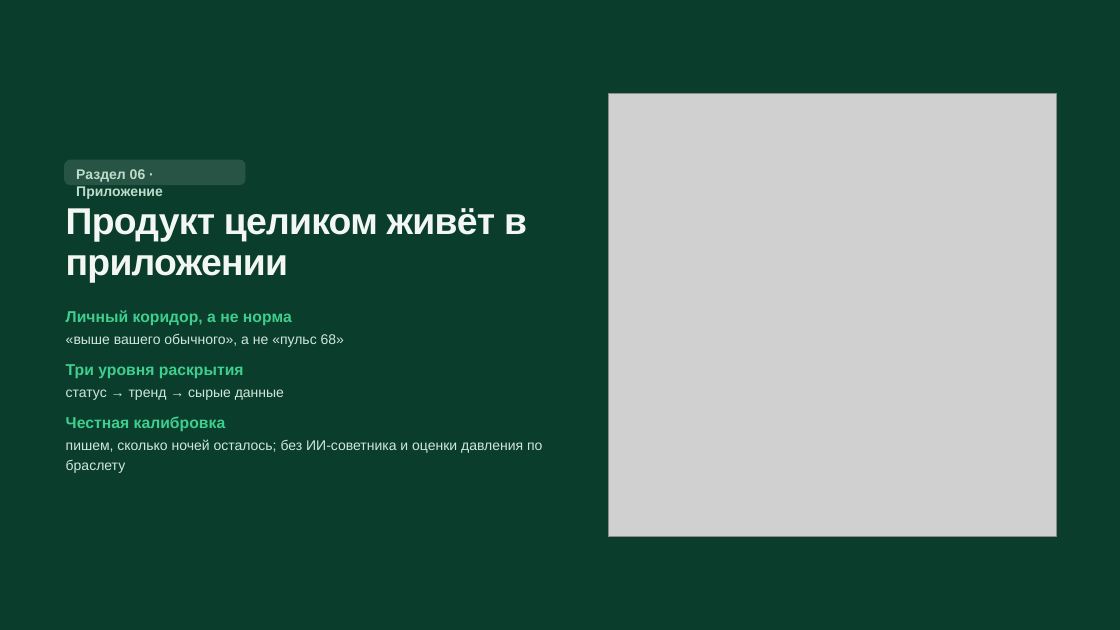
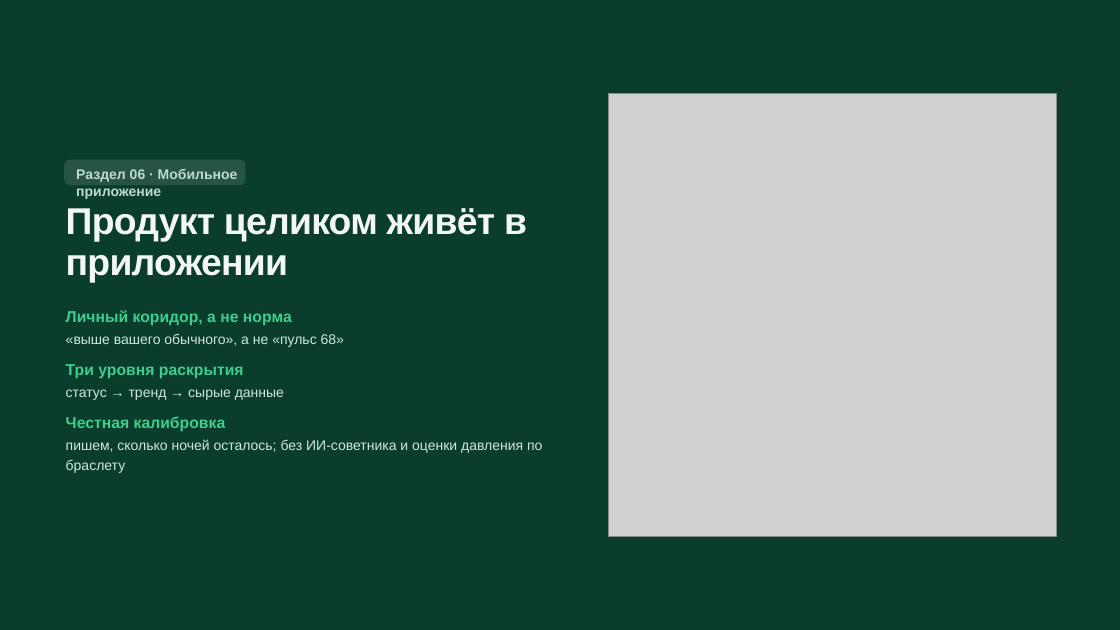
Before and after one commit to Beibute/damumed-band, a slide deck: slide 11 of files/damumed-band-prezentaciya.pptx. Drawn at 1120x630 pixels with LibreOffice and Linux fonts; fonts in the diff are those of the drawing; grey boxes stand for pictures. Boxes give left, top, right and bottom in pixels: in the first picture for what was removed or moved away, otherwise in the second. Text is boxed around its words. In the diff, an @@ line names an element or a change of style, - is before the commit and + after.

Commit message:
Отчёт и презентация с новыми названиями разделов

```diff
--- a/files/damumed-band-prezentaciya.pptx
+++ b/files/damumed-band-prezentaciya.pptx
@@ text at bbox=[76, 169, 238, 199]: text changed @@
-Раздел 06 · Приложение
+Раздел 06 · Мобильное приложение
```
Also in this commit, not shown: 2 other slides changed, 1 other file.
